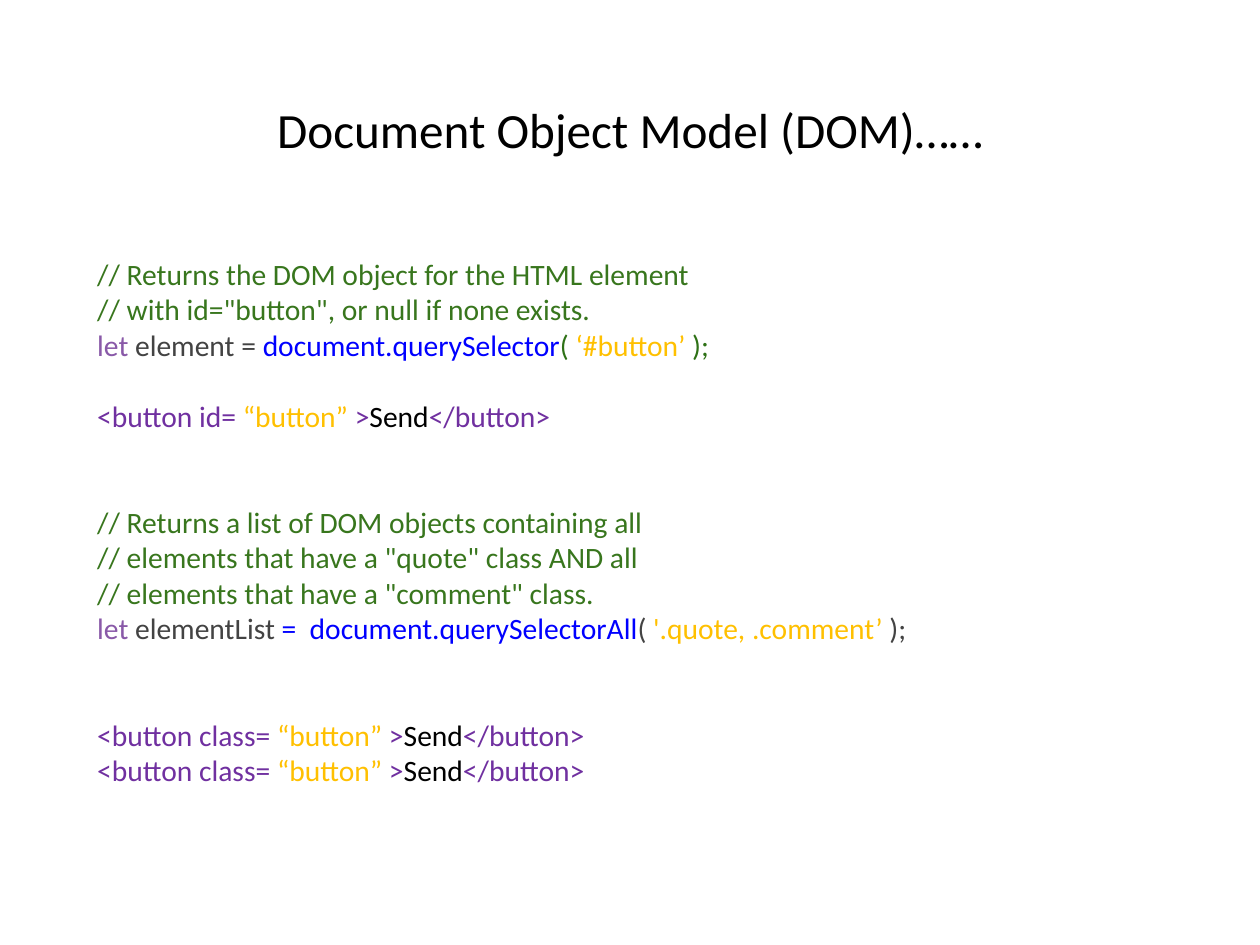
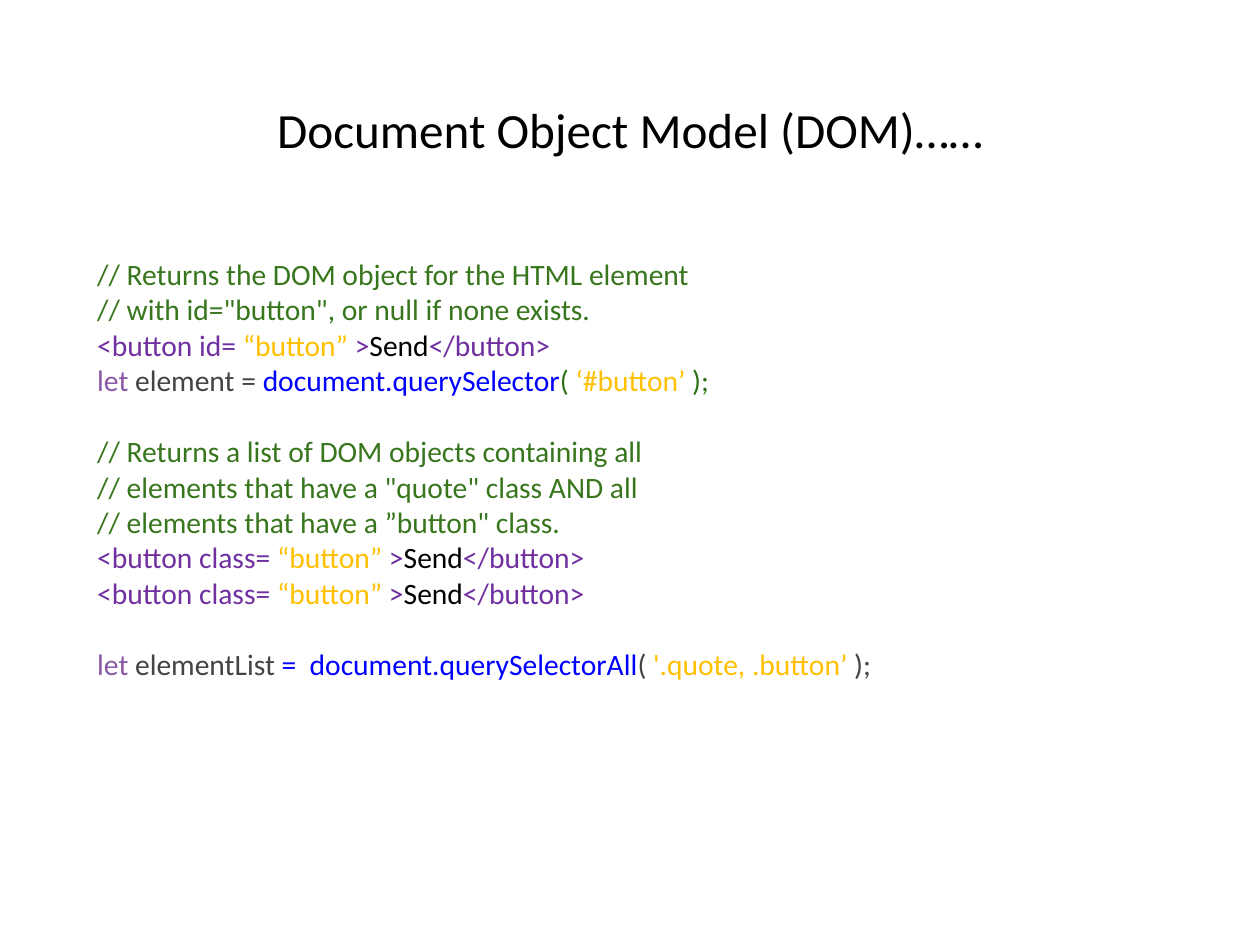
Before and after one commit to hogeschool/Development--Web, a slide deck: slide 25 of Lesson4/lesson4.pptx (slide 26 before the commit). Drawn at 1260x945 pixels with LibreOffice and Linux fonts; fonts in the diff are those of the drawing. Boxes give left, top, right and bottom in pixels: in the first picture for what was removed or moved away, otherwise in the second. Text is boxed around its words. In the diff, an @@ line names an element or a change of style, - is before the commit and + after.

```diff
--- a/Lesson4/lesson4.pptx
+++ b/Lesson4/lesson4.pptx
@@ text at (x1=97, y1=335, x2=550, y2=358): paragraph added @@
+<button id= “button” >Send</button>
@@ text at (x1=97, y1=406, x2=550, y2=429): paragraph removed @@
-<button id= “button” >Send</button>
@@ text at (x1=127, y1=512, x2=560, y2=534): text changed @@
-// elements that have a "comment" class.
-let elementList = document.querySelectorAll( '.quote, .comment’ );
-<button class= “button” >Send</button>
+// elements that have a ”button" class.
@@ text at (x1=97, y1=583, x2=847, y2=680): paragraphs added @@
+<button class= “button” >Send</button>
+let elementList = document.querySelectorAll( '.quote, .button’ );
```
Also in this commit, not shown: 14 other slides changed, 2 slides removed, 2 other files.
